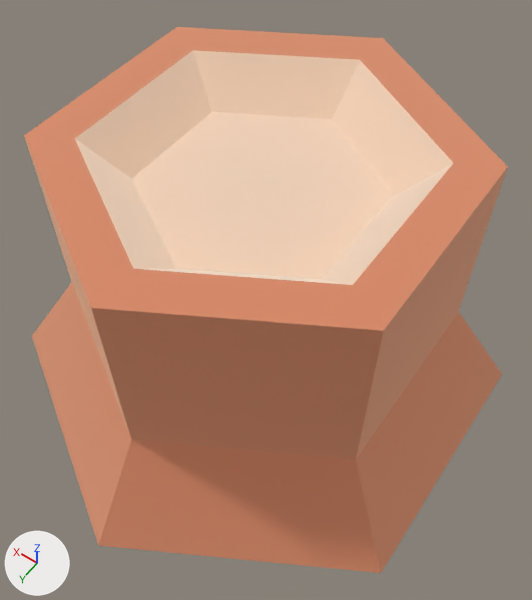
The glTF model apps/client/public/env/kenney-nature-kit/stump_round.glb, before and after one commit.
Both versions are drawn from a 50 mm lens placed at (-0.19, 0.262, 0.433), pointed at (-0.012, 0.012, 0.04). The lights are fixed; the arrows at lower left show +X, +Y and +Z. The picture after the commit comes second.

The first picture shows 'stump_round'.
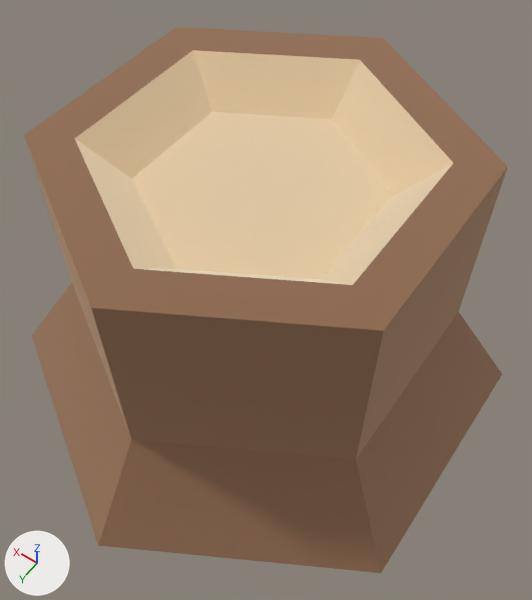
Where the newer file only moved an object's origin or applied its transform, the numbers keep the older frame.

The change, as a list of edits to the scene's bpy script:
```text
Change mat_woodbark:
    mat_woodbark.base_color: (0.886, 0.514, 0.341) -> (0.541, 0.357, 0.235)  # beige #f2be9e -> beige #c2a185
Change mat_woodinner:
    mat_woodinner.base_color: (0.961, 0.843, 0.733) -> (0.91, 0.812, 0.643)  # pale yellow #fbedde -> pale yellow #f5e9d2
```

Boxes (x1, y1, x2, y2) around the edits, measured in the pictures (532 x 600 px):
'stump_round', recoloured
    both: (24, 27, 508, 573)
